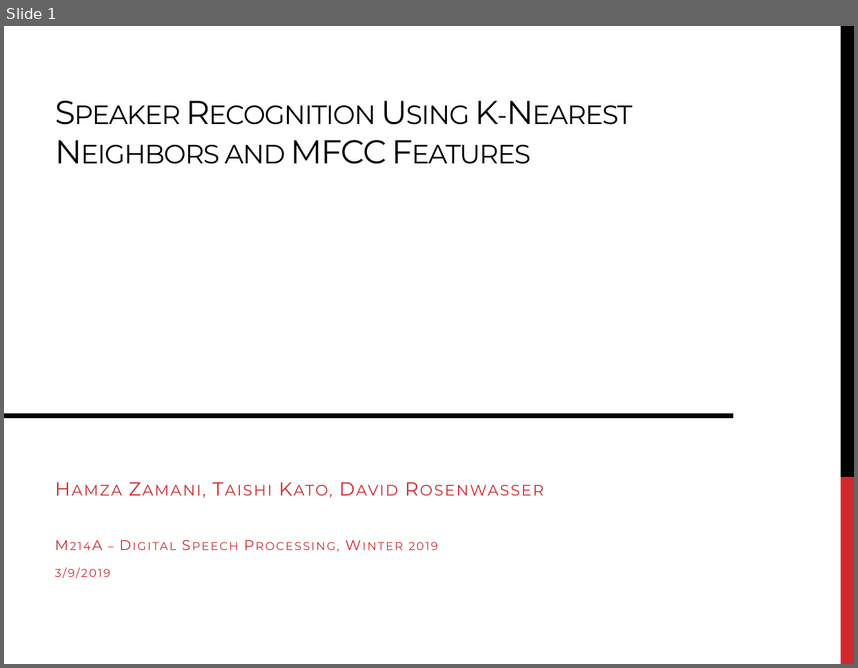
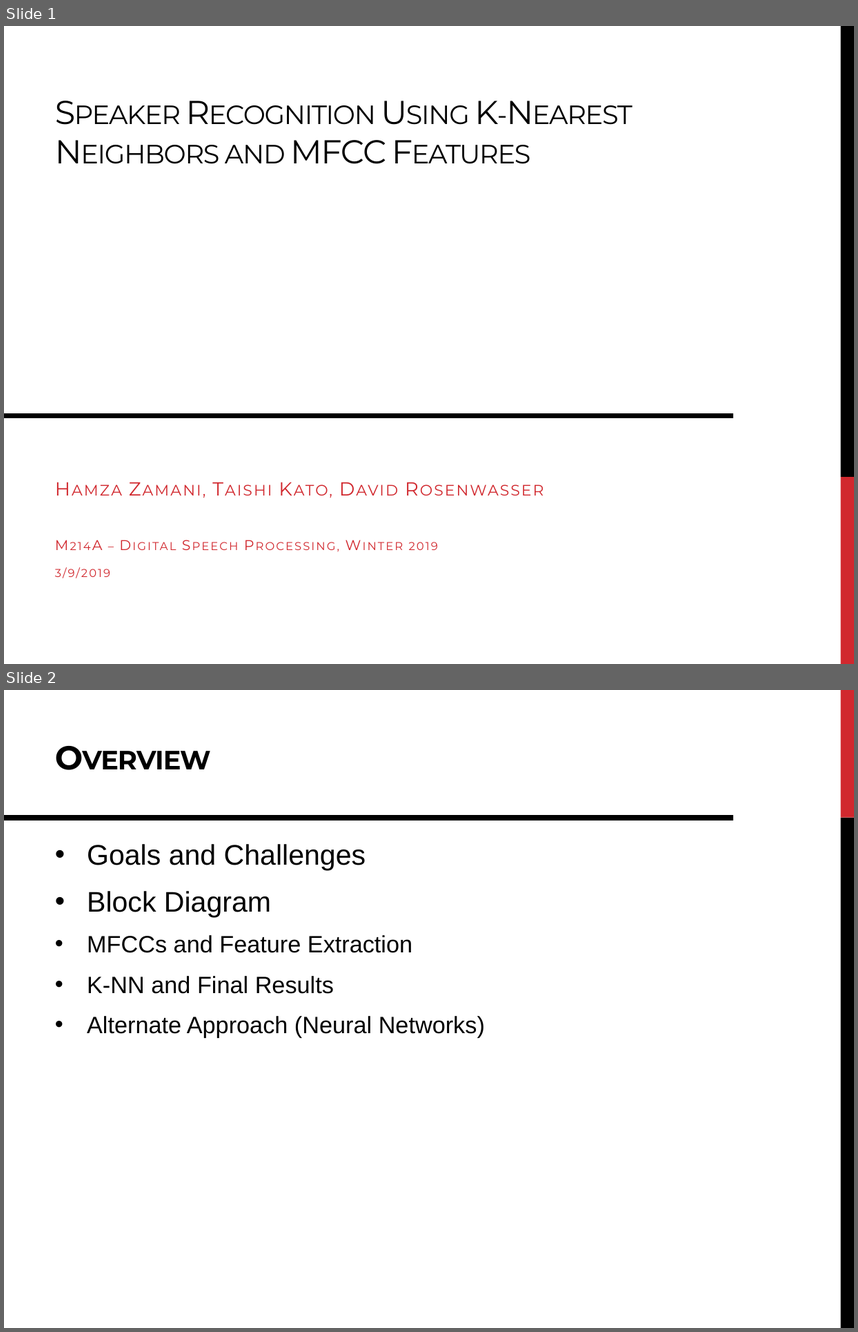
Before and after one commit to DavidRosenwasser/EE_M214A, a slide deck: Report/M214A Project Presentation.pptx. Shown one above the other, each under a label of ours: slide 1 before the commit, slides 1 and 2 after it. The pictures are 858x668 and 858x1332 pixels, drawn with LibreOffice and Linux fonts; fonts in the diff are those of the drawing. Boxes give left, top, right and bottom in pixels: in the first picture for what was removed or moved away, otherwise in the second. Text is boxed around its words. In the diff, an @@ line names an element or a change of style, - is before the commit and + after.

```diff
--- a/Report/M214A Project Presentation.pptx
+++ b/Report/M214A Project Presentation.pptx
@@ slide 2 added at <box>4,690,854,1328</box>, background #FFFFFF @@
@@ rectangle added at <box>840,690,854,818</box>, fill #D1282E @@
@@ title added at <box>47,733,584,796</box>, 28 pt, text #000000, bold, small capitals @@
+Overview
@@ line added from (4, 818) to (733, 818), #000000 4.5 pt @@
@@ rectangle added at <box>840,818,854,1328</box>, fill #000000 @@
@@ text added at <box>87,844,485,1037</box>, 20 pt, text #000000 @@
+• Goals and Challenges
+• Block Diagram
+• MFCCs and Feature Extraction
+• K-NN and Final Results
+• Alternate Approach (Neural Networks)
```
Also in this commit, not shown: 8 other slides added, 1 slide removed.
